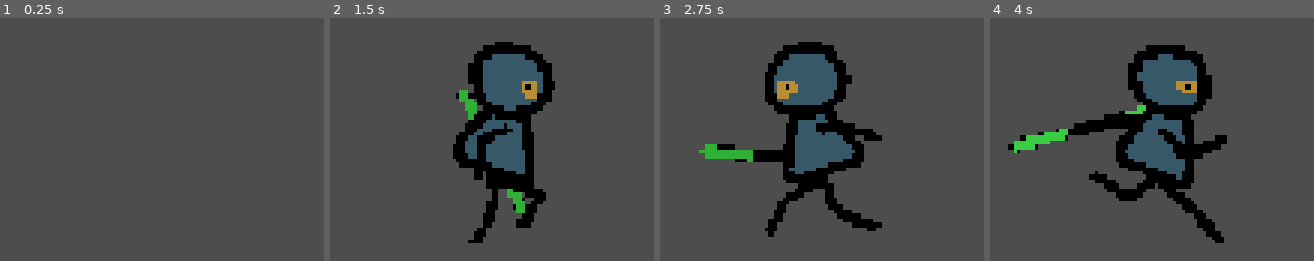
Above: before the commit, frames 1-4 (left to right).
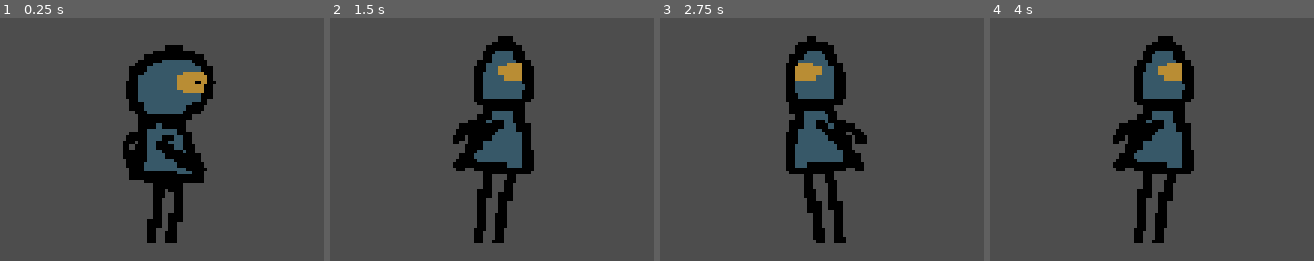
Above: after the commit, the same moments.

Repository: mr-chen-rui/Harvest-2026
Game: Godot game, scene res://test.tscn
Two runs of this game, one before a commit and one after it. Both use one fixed random seed, a clock stepped at 60 frames per second and the inputs below.
Inputs (mouse positions are in pixels of both pictures, inside the frame that each line leads up to):
- Up to frame 1 (0.25 s): no input
- Up to frame 2 (1.5 s): tap Enter at 0.5 s; move the mouse to (outside the picture) at 0.52 s; hold W (jump) 0.53-1.28 s; hold D (right) from 0.53 s (still down); click (outside the picture) at 0.67 s; move the mouse to (outside the picture) at 1.27 s; tap Space (throw) at 1.35 s
- Up to frame 3 (2.75 s): tap W (jump) at 1.52, 1.55, 1.82 s; move the mouse to (outside the picture) at 2.02 s; release D (right) at 2.03 s; hold A (left) from 2.03 s (still down); hold W (jump) from 2.03 s (still down); tap Alt at 2.1 s
- Up to frame 4 (4 s): move the mouse to (outside the picture) at 2.77 s; release A (left) at 2.78 s; release W (jump) at 2.78 s; hold D (right) from 2.78 s (still down); tap Shift at 2.85 s; click (outside the picture) at 2.92 s; tap W (jump) at 3.02, 3.05, 3.32 s; move the mouse to (outside the picture) at 3.52 s; hold W (jump) from 3.53 s (still down)

The runs differ from the first frame. In frame 1, 14% of the frame differs, in the area x 37-67%, y 11-93%; in frame 2, 9.8%; in frame 3, 9.7%; in frame 4, 12%.

Commit message:
Made jump animations

Diff:
--- a/Entities/Player/player.gd
+++ b/Entities/Player/player.gd
@@ -52,7 +52,7 @@
 		$AnimatedSprite2D.flip_h = true
 		$AnimatedSprite2D.offset.x = -23.78
 
-	if is_on_floor():
+	if is_on_floor() and velocity.y == 0:
 		if running:
 			$AnimatedSprite2D.play("run")
 		else:
--- a/Entities/Player/player_anims.tres
+++ b/Entities/Player/player_anims.tres
@@ -1,12 +1,16 @@
-[gd_resource type="SpriteFrames" load_steps=17 format=3 uid="uid://c222uyxke55dp"]
+[gd_resource type="SpriteFrames" load_steps=21 format=3 uid="uid://c222uyxke55dp"]
 
 [ext_resource type="Texture2D" uid="uid://bxrad2tyuw4cb" path="res://Entities/Player/idle/idle0000.png" id="1_fvq1w"]
 [ext_resource type="Texture2D" uid="uid://c14vyov1e6cue" path="res://Entities/Player/idle/idle0001.png" id="2_6hbeo"]
 [ext_resource type="Texture2D" uid="uid://dqy6xiu54sgw4" path="res://Entities/Player/idle/idle0002.png" id="3_ih2e8"]
 [ext_resource type="Texture2D" uid="uid://d4a7i53w3ipw" path="res://Entities/Player/idle/idle0003.png" id="4_05rwf"]
+[ext_resource type="Texture2D" uid="uid://ctgjmd6pvskq6" path="res://Entities/Player/jump/jump0000.png" id="5_73ovu"]
 [ext_resource type="Texture2D" uid="uid://deyqhsr8yhko6" path="res://Entities/Player/run/run0000.png" id="5_c08mx"]
 [ext_resource type="Texture2D" uid="uid://ce7ain13oxfso" path="res://Entities/Player/run/run0001.png" id="6_blxkm"]
+[ext_resource type="Texture2D" uid="uid://dx7lqqjmf2b5f" path="res://Entities/Player/jump/jump0001.png" id="6_mwycg"]
+[ext_resource type="Texture2D" uid="uid://2pqovtgaq5vn" path="res://Entities/Player/jump/jump0002.png" id="7_dgjgr"]
 [ext_resource type="Texture2D" uid="uid://c6yd53atwgrwy" path="res://Entities/Player/run/run0002.png" id="7_pfmm3"]
+[ext_resource type="Texture2D" uid="uid://y0rpw2667me2" path="res://Entities/Player/jump/jump0003.png" id="8_2png1"]
 [ext_resource type="Texture2D" uid="uid://7udqnny5xfsb" path="res://Entities/Player/run/run0003.png" id="8_ay61t"]
 [ext_resource type="Texture2D" uid="uid://dntif6rgt1ncn" path="res://Entities/Player/run/run0004.png" id="9_73ovu"]
 [ext_resource type="Texture2D" uid="uid://67c1mj6yrtlu" path="res://Entities/Player/run/run0005.png" id="10_mwycg"]
@@ -36,10 +40,22 @@
 "name": &"idle",
 "speed": 5.0
 }, {
-"frames": [],
+"frames": [{
+"duration": 0.5,
+"texture": ExtResource("5_73ovu")
+}, {
+"duration": 0.5,
+"texture": ExtResource("6_mwycg")
+}, {
+"duration": 0.5,
+"texture": ExtResource("7_dgjgr")
+}, {
+"duration": 1.0,
+"texture": ExtResource("8_2png1")
+}],
 "loop": false,
 "name": &"jump",
-"speed": 5.0
+"speed": 12.0
 }, {
 "frames": [{
 "duration": 1.0,
Binary file added: Entities/Player/jump/jump0000.png
Not shown, added: Entities/Player/jump/jump0000.png.import
Binary file added: Entities/Player/jump/jump0001.png
Not shown, added: Entities/Player/jump/jump0001.png.import
Binary file added: Entities/Player/jump/jump0002.png
Not shown, added: Entities/Player/jump/jump0002.png.import
Binary file added: Entities/Player/jump/jump0003.png
Not shown, added: Entities/Player/jump/jump0003.png.import
Not shown, changed: Entities/Player/bamboo_still.png.kra
Not shown, added: Entities/Player/bamboo_still.png.kra~
Not shown, added: Entities/Player/jump.png.kra
Not shown, changed: Entities/Player/ninja.png.kra
(and 2 more such lines)
